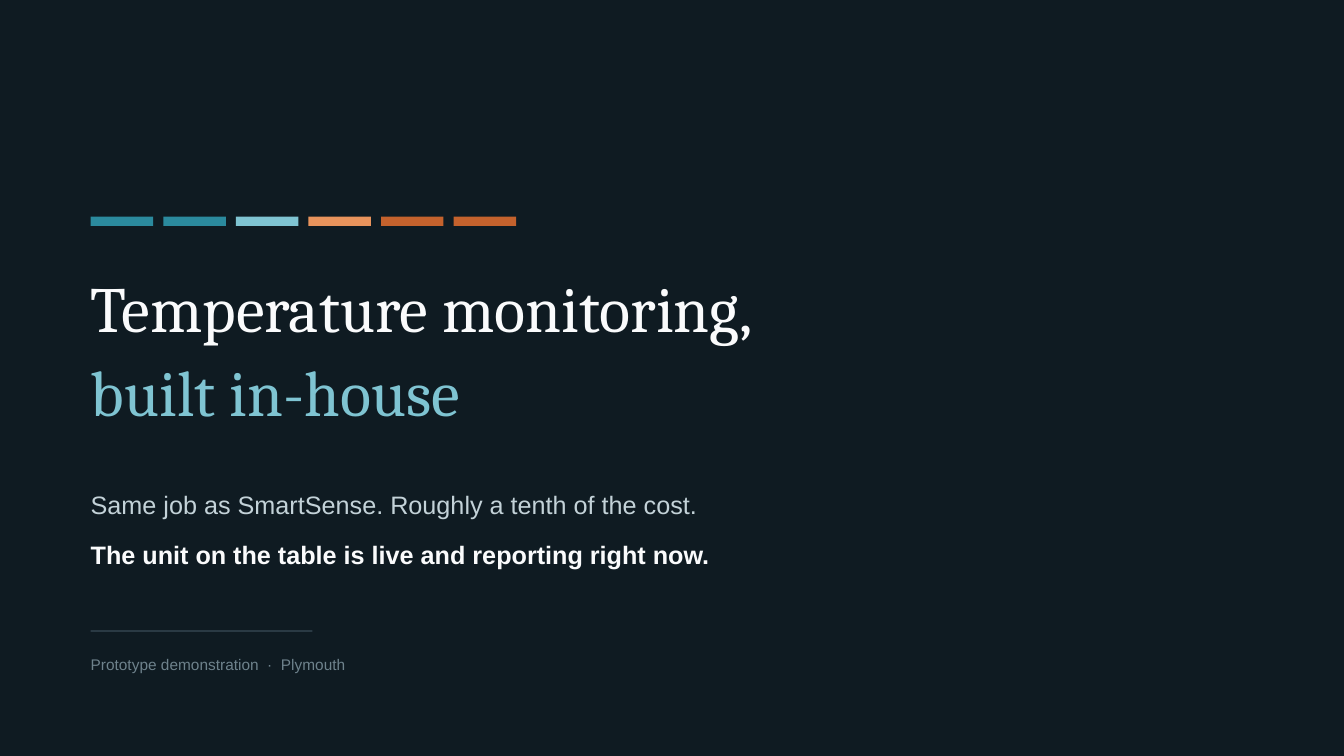
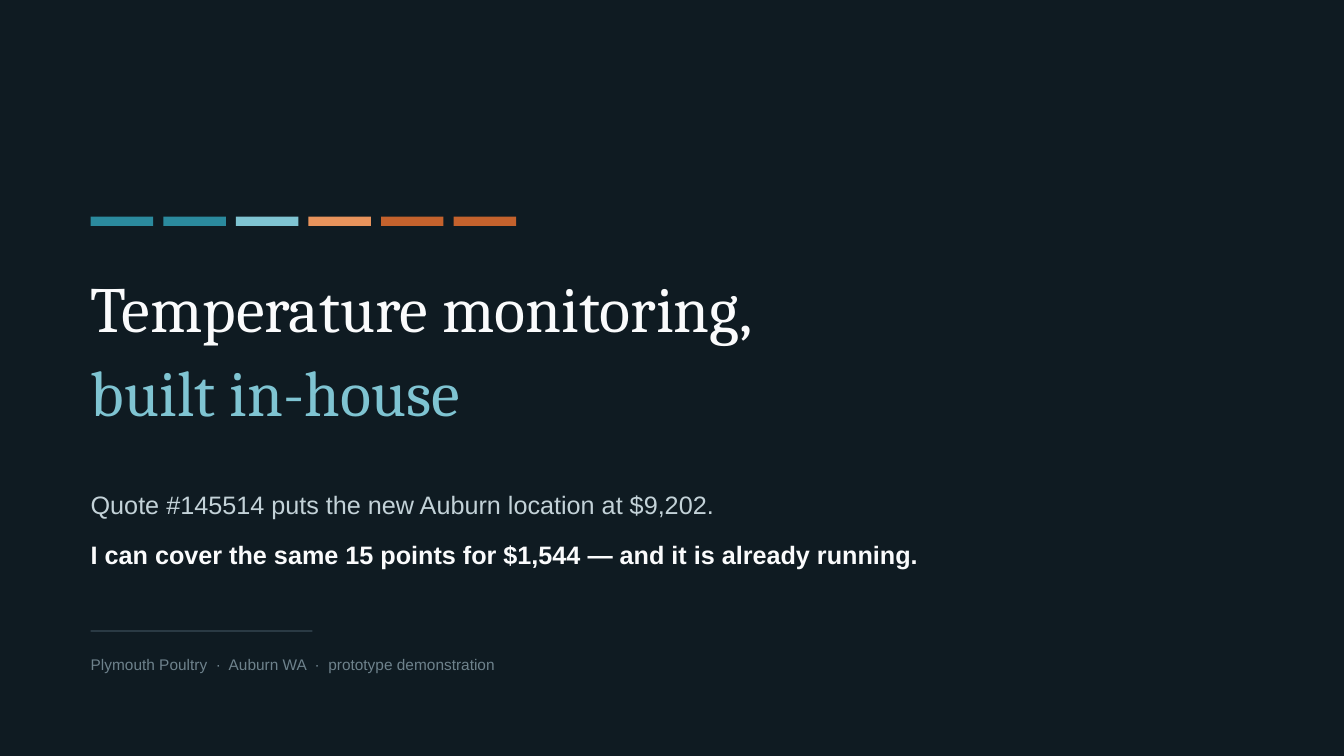
Before and after one commit to jjlavigne/lilygo_temp_sensor_backend, a slide deck: slide 1 of presentation/Fleet-Temperature-Monitoring.pptx. Drawn at 1344x756 pixels with LibreOffice and Linux fonts; fonts in the diff are those of the drawing. Boxes give left, top, right and bottom in pixels: in the first picture for what was removed or moved away, otherwise in the second. Text is boxed around its words. In the diff, an @@ line names an element or a change of style, - is before the commit and + after.

```diff
--- a/presentation/Fleet-Temperature-Monitoring.pptx
+++ b/presentation/Fleet-Temperature-Monitoring.pptx
@@ text at (91, 495, 714, 520): text changed @@
-Same job as SmartSense. Roughly a tenth of the cost.
+Quote #145514 puts the new Auburn location at $9,202.
@@ text at (91, 545, 918, 570): text changed @@
-The unit on the table is live and reporting right now.
+I can cover the same 15 points for $1,544 — and it is already running.
@@ text at (91, 659, 495, 673): text changed @@
-Prototype demonstration · Plymouth
+Plymouth Poultry · Auburn WA · prototype demonstration
```
Also in this commit, not shown: 5 other slides changed, 1 slide added, 1 other file.
